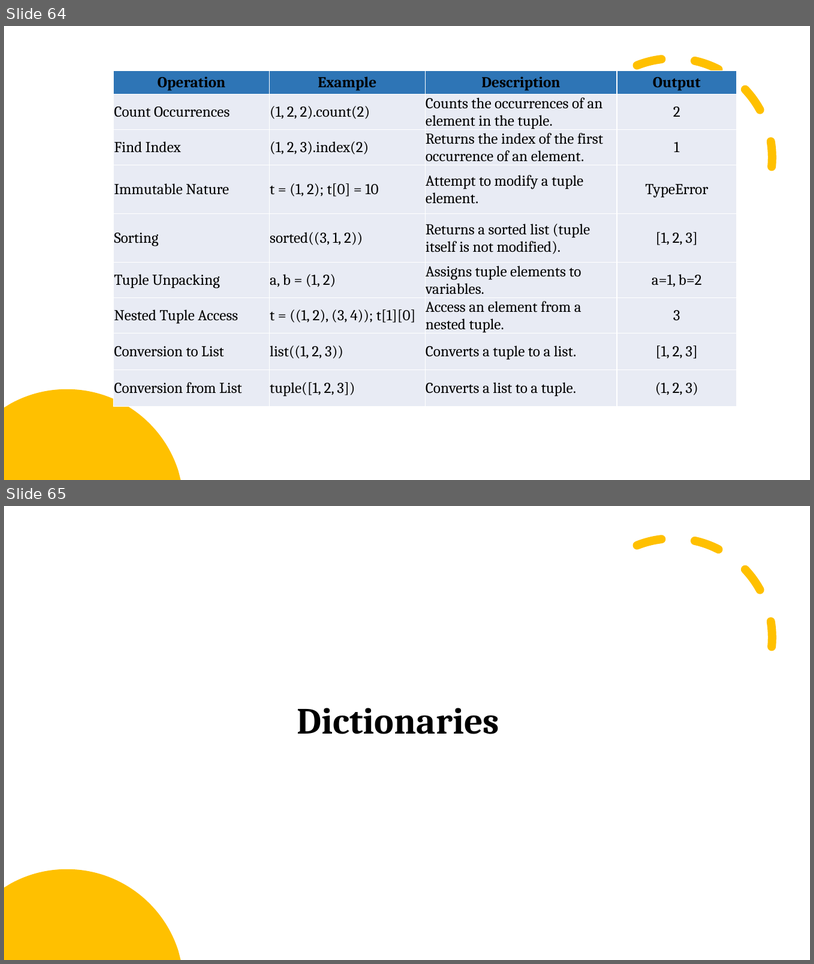
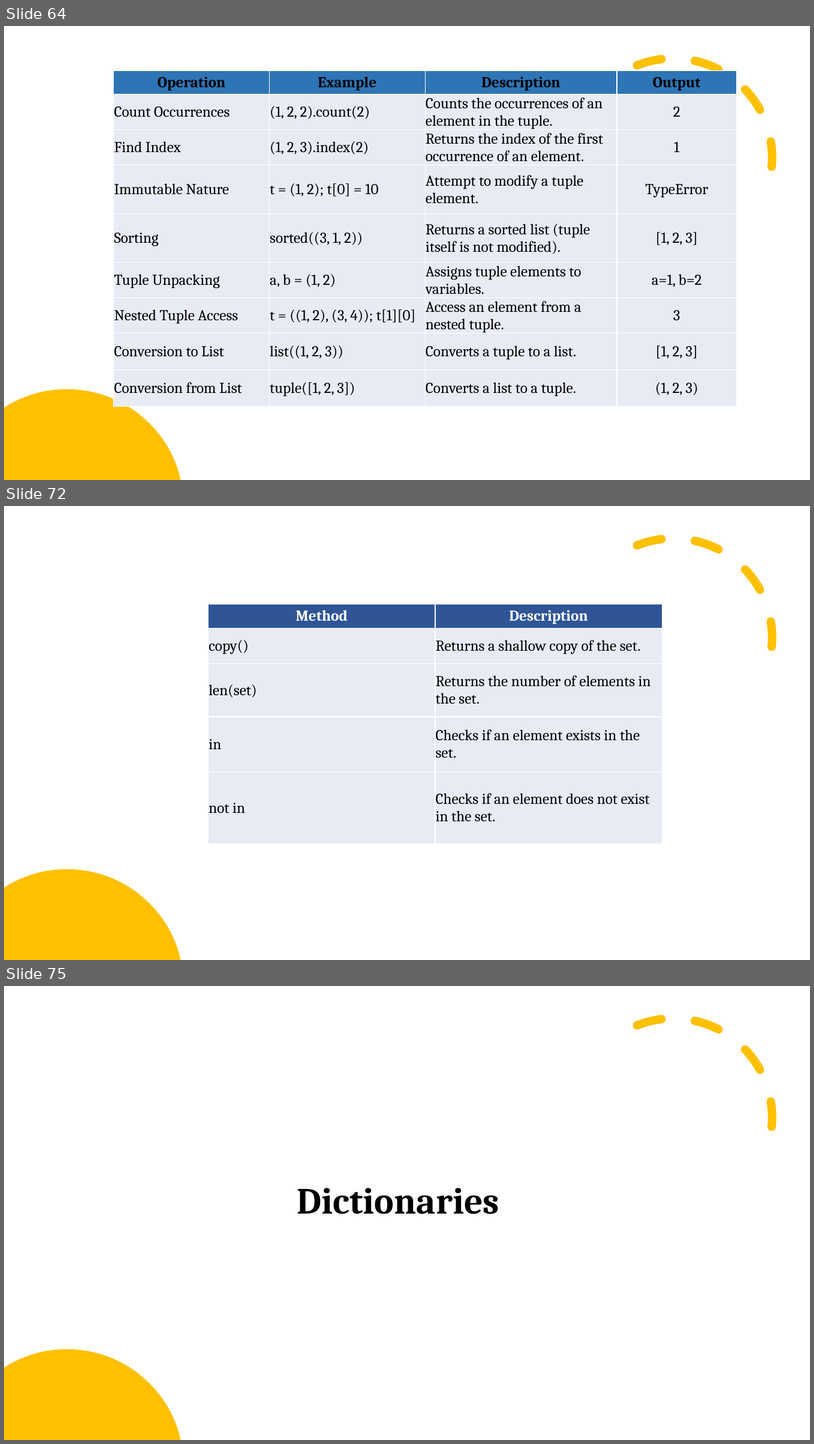
Before and after one commit to arrojuh/python_vishal, a slide deck: Learning_python.pptx. Shown one above the other, each under a label of ours: slides 64 and 65 before the commit, slides 64, 72 and 75 after it; the slides between them are not shown. The pictures are 814x964 and 814x1444 pixels, drawn with LibreOffice and Linux fonts; fonts in the diff are those of the drawing. Boxes give left, top, right and bottom in pixels: in the first picture for what was removed or moved away, otherwise in the second. Text is boxed around its words. In the diff, an @@ line names an element or a change of style, - is before the commit and + after.

```diff
--- a/Learning_python.pptx
+++ b/Learning_python.pptx
@@ slide 72 added at box(4, 506, 810, 960), background #FFFFFF @@
@@ arc (boxed as its full ellipse) added at box(543, 507, 804, 768), outline #FFC000 10 pt dashed @@
@@ table added at box(209, 604, 662, 844), 5 rows, 2 columns @@
+Method | Description
+copy() | Returns a shallow copy of the set.
+len(set) | Returns the number of elements in the set.
+in | Checks if an element exists in the set.
+not in | Checks if an element does not exist in the set.
@@ freeform shape added at box(4, 869, 180, 960), fill #FFC000 @@
@@ what was slide 65 is now slide 75 @@
```
Also in this commit, not shown: 3 slides changed, 9 other slides added.
